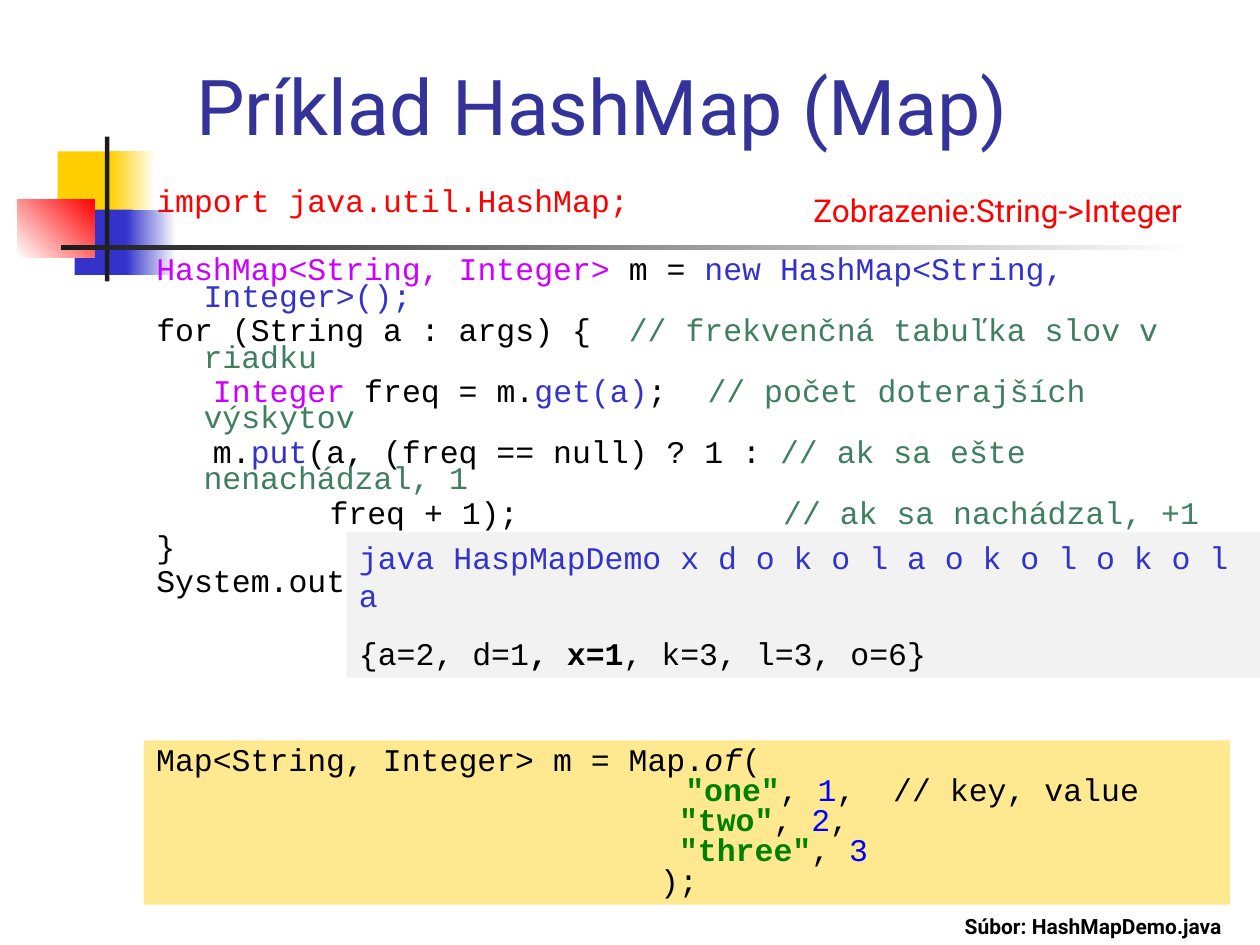
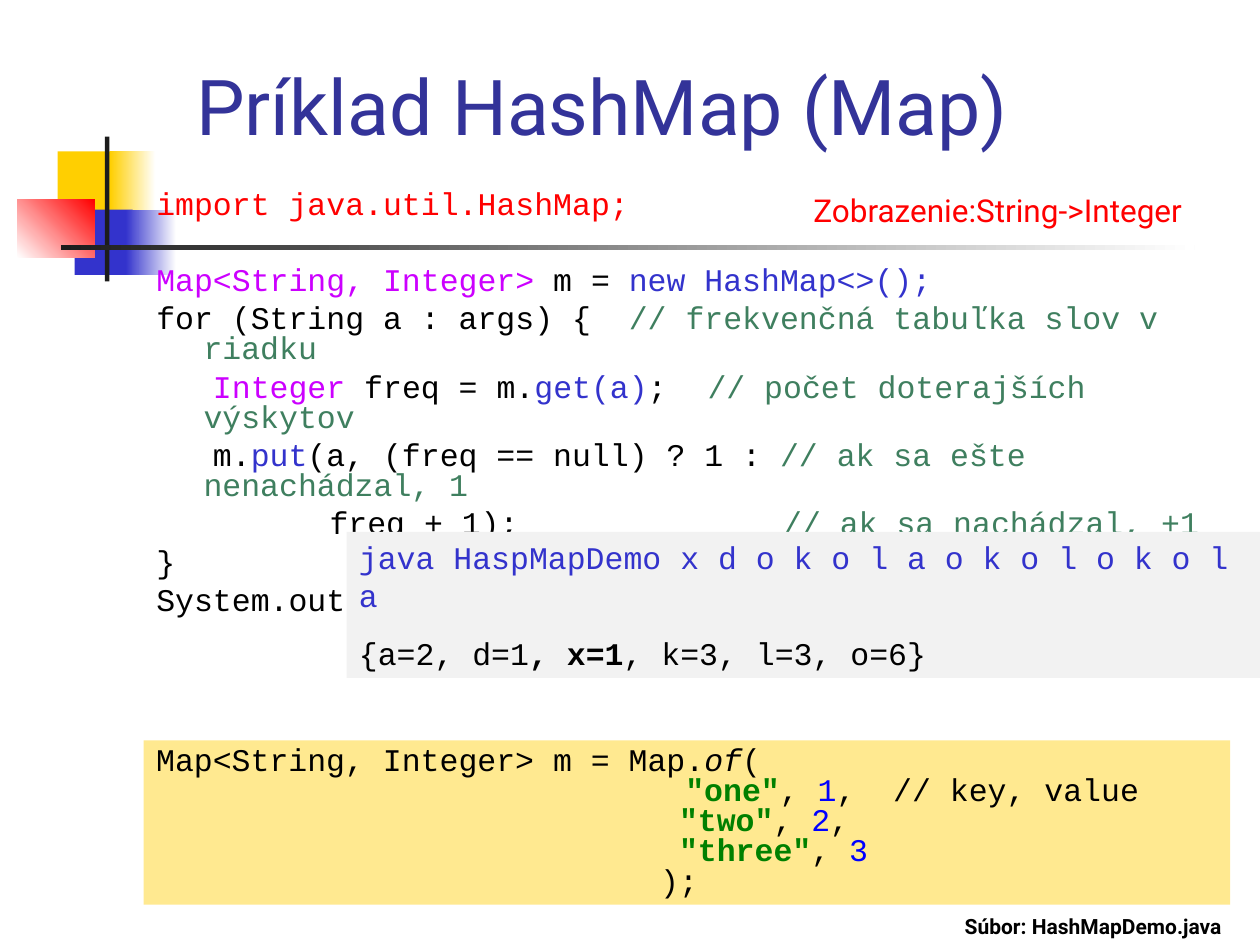
Before and after one commit to Programovanie4/Prednasky, a slide deck: slide 32 of 06/06_java.ppt. Drawn at 1260x945 pixels with LibreOffice and Linux fonts; fonts in the diff are those of the drawing. Boxes give left, top, right and bottom in pixels: in the first picture for what was removed or moved away, otherwise in the second. Text is boxed around its words. In the diff, an @@ line names an element or a change of style, - is before the commit and + after.

```diff
--- a/06/06_java.ppt
+++ b/06/06_java.ppt
@@ text at box(156, 192, 1199, 812): line spacing 0.7 to 0.8 @@
@@ text at box(156, 268, 931, 298): text changed; text colour #3333CC to #CC00FF @@
-HashMap<String, Integer> m = new HashMap<String, Integer>();
+Map<String, Integer> m = new HashMap<>();
```
Also in this commit, not shown: 2 other slides changed, 1 slide added, 4 other files.
